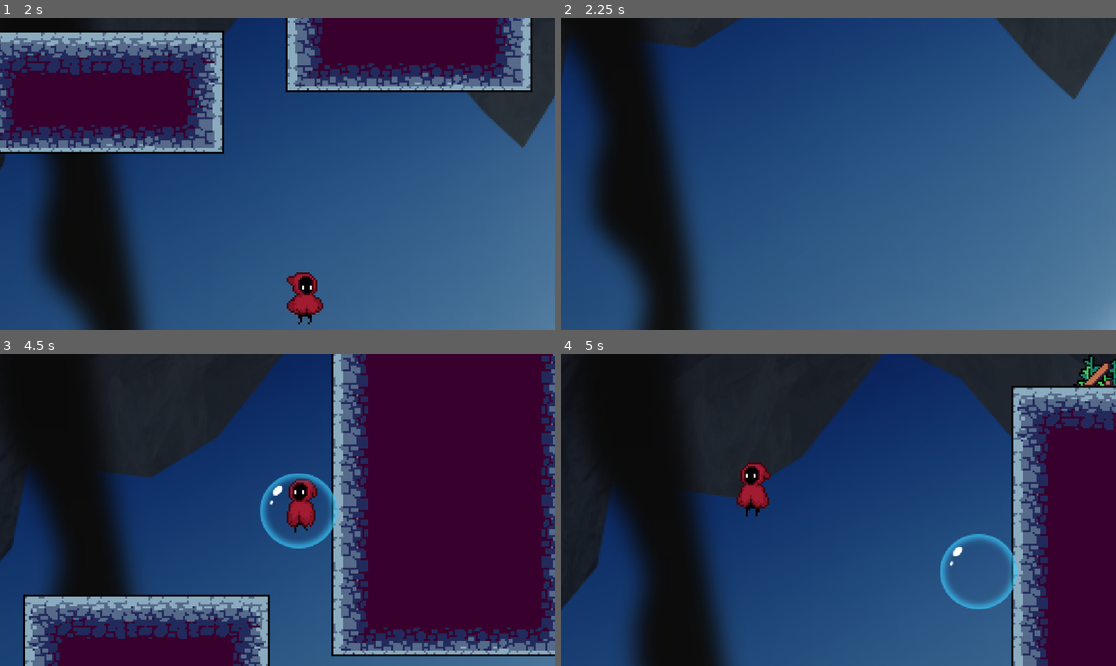
Above: before the commit, frames 1-4 (two rows, left to right).
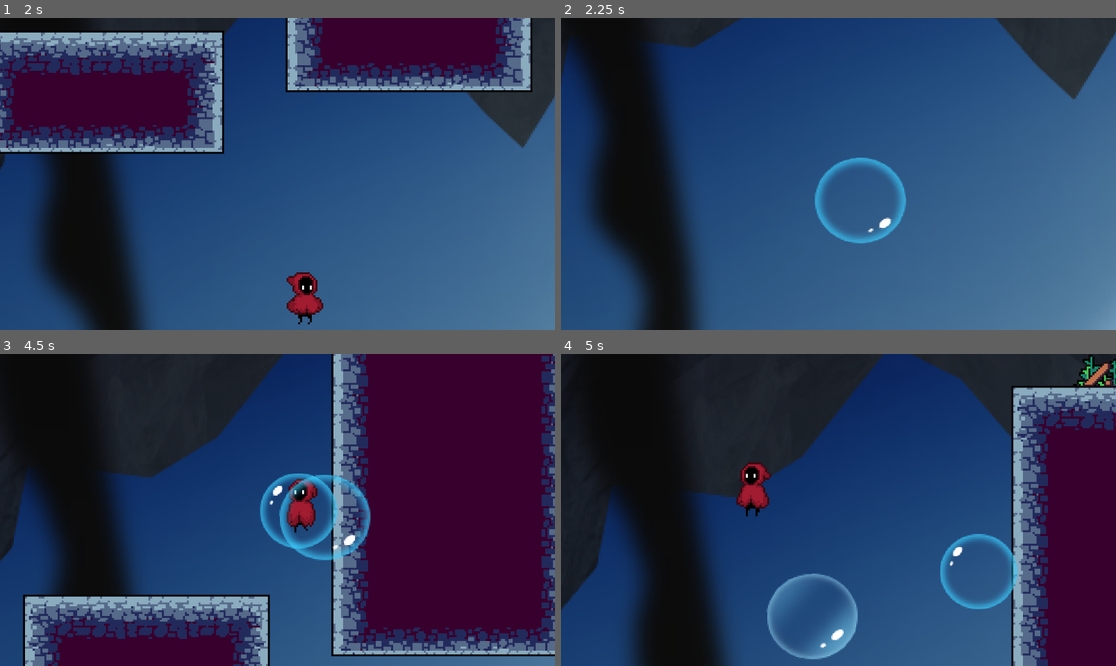
Above: after the commit, the same moments.

Repository: pxD1311/Bubble-Realms-The-Lost-Knight
Game: Godot game, scene res://scenes/game_manager.tscn
Same seed, same stepped clock (60 frames per second), same inputs: the game is played once before the commit and once after it. This scene is started directly instead of the project's main scene.
Inputs (mouse positions are in pixels of both pictures, inside the frame that each line leads up to):
- Up to frame 1 (2 s): move the mouse to (399, 158) at 0.52 s; hold S (crouch) 0.53-1.28 s; hold D (move_right) from 0.53 s (still down); tap Space (jump) at 0.77, 1.52 s; move the mouse to (166, 189) at 1.27 s; click (166, 189) at 1.35 s
- Up to frame 2 (2.25 s): move the mouse to (894, 105) at 2.02 s; release D (move_right) at 2.03 s; hold A (move_left) from 2.03 s (still down); right-click (894, 105) at 2.1 s
- Up to frame 3 (4.5 s): move the mouse to (249, 572) at 2.77 s; release A (move_left) at 2.78 s; hold D (move_right) 2.78-4.28 s; tap S (crouch) at 2.85 s; tap Space (jump) at 3.02, 3.77 s; move the mouse to (444, 556) at 3.52 s; click (444, 556) at 3.6 s; move the mouse to (111, 463) at 4.27 s; hold A (move_left) from 4.28 s (still down); right-click (111, 463) at 4.35 s
- Up to frame 4 (5 s): keep holding A (move_left); tap Space (jump) at 4.52 s

Frame 1 is identical in both runs. In frame 2, 1.2% of the frame differs, in the area x 45-63%, y 44-73%; in frame 3, 1.2%; in frame 4, 1.7%, in the area x 37-54%, y 70-98%.
Error in both runs: Cannot call method 'change_scene_to_file' on a null value. (res://GameManager.gd:64)

Commit message:
added coin mechanics

Diff:
--- a/GameManager.gd
+++ b/GameManager.gd
@@ -120,8 +120,10 @@
 
 func add_gem():
 	player_stats["gems"]+=1
-	player_stats["score"]+=10
+	player_stats["score"]+=20
+	print(player_stats)
 
 func add_coin():
 	player_stats["coins"]+=1
-	player_stats["score"]+=100
+	player_stats["score"]+=10
+	print(player_stats)
--- a/project.godot
+++ b/project.godot
@@ -12,7 +12,7 @@
 
 config/name="Bubble Realms: The Lost Knight"
 run/main_scene="res://scenes/level_1.tscn"
-config/features=PackedStringArray("4.2", "Forward Plus")
+config/features=PackedStringArray("4.3", "Forward Plus")
 config/icon="res://icon.svg"
 
 [autoload]
@@ -34,17 +34,17 @@
 
 move_left={
 "deadzone": 0.5,
-"events": [Object(InputEventKey,"resource_local_to_scene":fa …(171 unchanged characters)… keycode":65,"key_label":0,"unicode":97,"echo":false,"script":null)
+"events": [Object(InputEventKey,"resource_local_to_scene":fa …(171 unchanged characters)… keycode":65,"key_label":0,"unicode":97,"location":0,"echo":false,"script":null)
 ]
 }
 move_right={
 "deadzone": 0.5,
-"events": [Object(InputEventKey,"resource_local_to_scene":fa …(172 unchanged characters)… eycode":68,"key_label":0,"unicode":100,"echo":false,"script":null)
+"events": [Object(InputEventKey,"resource_local_to_scene":fa …(172 unchanged characters)… eycode":68,"key_label":0,"unicode":100,"location":0,"echo":false,"script":null)
 ]
 }
 crouch={
 "deadzone": 0.5,
-"events": [Object(InputEventKey,"resource_local_to_scene":fa …(172 unchanged characters)… eycode":83,"key_label":0,"unicode":115,"echo":false,"script":null)
+"events": [Object(InputEventKey,"resource_local_to_scene":fa …(172 unchanged characters)… eycode":83,"key_label":0,"unicode":115,"location":0,"echo":false,"script":null)
 ]
 }
 ranged_attack={
@@ -59,12 +59,12 @@
 }
 jump={
 "deadzone": 0.5,
-"events": [Object(InputEventKey,"resource_local_to_scene":fa …(171 unchanged characters)… keycode":32,"key_label":0,"unicode":32,"echo":false,"script":null)
+"events": [Object(InputEventKey,"resource_local_to_scene":fa …(171 unchanged characters)… keycode":32,"key_label":0,"unicode":32,"location":0,"echo":false,"script":null)
 ]
 }
 pause={
 "deadzone": 0.5,
-"events": [Object(InputEventKey,"resource_local_to_scene":fa …(175 unchanged characters)… ode":4194305,"key_label":0,"unicode":0,"echo":false,"script":null)
+"events": [Object(InputEventKey,"resource_local_to_scene":fa …(175 unchanged characters)… ode":4194305,"key_label":0,"unicode":0,"location":0,"echo":false,"script":null)
 ]
 }
 
--- a/scenes/character.tscn
+++ b/scenes/character.tscn
@@ -545,9 +545,8 @@
 radius = 8.0
 height = 18.0
 
-[node name="Character" type="CharacterBody2D"]
-collision_layer = 3
-collision_mask = 3
+[node name="Character" type="CharacterBody2D" groups=["player"]]
+collision_mask = 11
 script = SubResource("GDScript_7woi2")
 water_blast_scene = ExtResource("1_ripu8")
 
--- a/scenes/coin.tscn
+++ b/scenes/coin.tscn
@@ -197,7 +197,7 @@
 }
 
 [node name="coin" type="Area2D"]
-collision_mask = 2
+collision_layer = 8
 script = ExtResource("1_h1a6d")
 
 [node name="AnimatedSprite2D" type="AnimatedSprite2D" parent="."]
--- /dev/null
+++ b/scenes/enemies/static_enemy.gd
@@ -0,0 +1,52 @@
+extends Area2D
+
+@export var max_health := 30
+@export var damage_per_second := 15
+@export var xp_reward := 10
+
+@onready var damage_timer = $Damage_timer
+
+var current_health : int
+
+func _ready():
+	add_to_group("enemies")
+	current_health = max_health
+	# Configure damage timer
+	damage_timer.wait_time = 1.0  # Damage every second
+	damage_timer.start()
+
+func take_damage(amount):
+	current_health -= amount
+	print("Enemy took ", amount, " damage. Remaining HP: ", current_health)
+
+	if current_health <= 0:
+		die()
+
+func die():
+	# Reward XP to player
+	var player = get_tree().get_first_node_in_group("player")
+	if player:
+		player.gain_xp(xp_reward)
+	queue_free()
+
+func _on_body_entered(body):
+	if body.is_in_group("player"):
+		# Initial damage on contact
+		body.take_damage(damage_per_second)
+
+func _on_timer_timeout():
+	# Periodic damage while player remains in area
+	for body in get_overlapping_bodies():
+		if body.is_in_group("player"):
+			body.take_damage(damage_per_second)
+
+func _on_area_entered(area):
+	# Detect player attacks (if using area-based attacks)
+	if area.is_in_group("player_attack"):
+		take_damage(area.damage)
+
+
+func _on_damage_timer_timeout() -> void:
+	for body in get_overlapping_bodies():
+		if body.is_in_group("player"):
+			body.take_damage(damage_per_second)
--- /dev/null
+++ b/scenes/enemies/static_enemy.tscn
@@ -0,0 +1,63 @@
+[gd_scene load_steps=9 format=3 uid="uid://c2gyfogrndnrc"]
+
+[ext_resource type="Script" path="res://scenes/enemies/static_enemy.gd" id="1_p8hds"]
+[ext_resource type="Texture2D" uid="uid://dc4j8xaou265u" path="res://assets/images/enemy/slime_blue.png" id="1_xed5o"]
+
+[sub_resource type="RectangleShape2D" id="RectangleShape2D_l3dtl"]
+size = Vector2(14, 11)
+
+[sub_resource type="AtlasTexture" id="AtlasTexture_l4r70"]
+atlas = ExtResource("1_xed5o")
+region = Rect2(0, 24, 24, 24)
+
+[sub_resource type="AtlasTexture" id="AtlasTexture_y16xg"]
+atlas = ExtResource("1_xed5o")
+region = Rect2(24, 24, 24, 24)
+
+[sub_resource type="AtlasTexture" id="AtlasTexture_m61kq"]
+atlas = ExtResource("1_xed5o")
+region = Rect2(48, 24, 24, 24)
+
+[sub_resource type="AtlasTexture" id="AtlasTexture_84vu2"]
+atlas = ExtResource("1_xed5o")
+region = Rect2(72, 24, 24, 24)
+
+[sub_resource type="SpriteFrames" id="SpriteFrames_jk8ah"]
+animations = [{
+"frames": [{
+"duration": 1.0,
+"texture": SubResource("AtlasTexture_l4r70")
+}, {
+"duration": 1.0,
+"texture": SubResource("AtlasTexture_y16xg")
+}, {
+"duration": 1.0,
+"texture": SubResource("AtlasTexture_m61kq")
+}, {
+"duration": 1.0,
+"texture": SubResource("AtlasTexture_84vu2")
+}],
+"loop": true,
+"name": &"default",
+"speed": 5.0
+}]
+
+[node name="Static Enemy" type="Area2D" groups=["enemies"]]
+collision_layer = 2
+collision_mask = 13
+script = ExtResource("1_p8hds")
+
+[node name="CollisionShape2D" type="CollisionShape2D" parent="."]
+position = Vector2(0, 5.5)
+shape = SubResource("RectangleShape2D_l3dtl")
+
+[node name="AnimatedSprite2D" type="AnimatedSprite2D" parent="."]
+sprite_frames = SubResource("SpriteFrames_jk8ah")
+autoplay = "default"
+frame_progress = 0.76982
+flip_h = true
+
+[node name="Damage_timer" type="Timer" parent="."]
+
+[connection signal="area_entered" from="." to="." method="_on_area_entered"]
+[connection signal="timeout" from="Damage_timer" to="." method="_on_damage_timer_timeout"]
--- a/scenes/gem.tscn
+++ b/scenes/gem.tscn
@@ -197,7 +197,7 @@
 }
 
 [node name="gem" type="Area2D"]
-collision_mask = 2
+collision_layer = 8
 script = ExtResource("1_vnnfk")
 
 [node name="AnimatedSprite2D" type="AnimatedSprite2D" parent="."]
--- a/scenes/level_1.tscn
+++ b/scenes/level_1.tscn
@@ -1,6 +1,8 @@
-[gd_scene format=3 uid="uid://y1qheffsqa57"]
+[gd_scene load_steps=2 format=3 uid="uid://y1qheffsqa57"]
 
-[node name="Level 1"]
+[ext_resource type="PackedScene" uid="uid://bxmccvb40m404" path="res://scenes/levels/level_1.tscn" id="1_dss6v"]
+
+[node name="Level 1" instance=ExtResource("1_dss6v")]
 
 [node name="bubble_up_down2" parent="platforms" index="0"]
 collision_layer = 8
--- a/scripts/coin.gd
+++ b/scripts/coin.gd
@@ -1,8 +1,23 @@
 extends Area2D
 
+@export var score_value := 10  # Adjust in inspector for different coins
+@export var pickup_sound : AudioStream
 
-@onready var animation_player = $AnimationPlayer
+func _ready():
+	# Connect the collision signal automatically
+	body_entered.connect(_on_body_entered)
 
-func _on_body_entered(_body):
+func _on_body_entered(body):
+	if body.is_in_group("player"):
+		collect(body)
+
+func collect(player):
+	# Add score through GameManager or directly to player
 	GameManager.add_coin()
-	animation_player.play("pickup")
+
+	# Play pickup sound if available
+	if $coin_sound.stream != null:
+		$coin_sound.play()
+		await $coin_sound.finished
+
+	queue_free()  # Remove coin after collection
--- a/scripts/gem.gd
+++ b/scripts/gem.gd
@@ -1,7 +1,23 @@
 extends Area2D
 
-@onready var animation_player = $AnimationPlayer
+@export var score_value := 10  # Adjust in inspector for different coins
+@export var pickup_sound : AudioStream
 
-func _on_body_entered(_body):
+func _ready():
+	# Connect the collision signal automatically
+	body_entered.connect(_on_body_entered)
+
+func _on_body_entered(body):
+	if body.is_in_group("player"):
+		collect(body)
+
+func collect(player):
+	# Add score through GameManager or directly to player
 	GameManager.add_gem()
-	animation_player.play("pickup")
+
+	# Play pickup sound if available
+	if $coin_sound.stream != null:
+		$coin_sound.play()
+		await $coin_sound.finished
+
+	queue_free()  # Remove coin after collection
